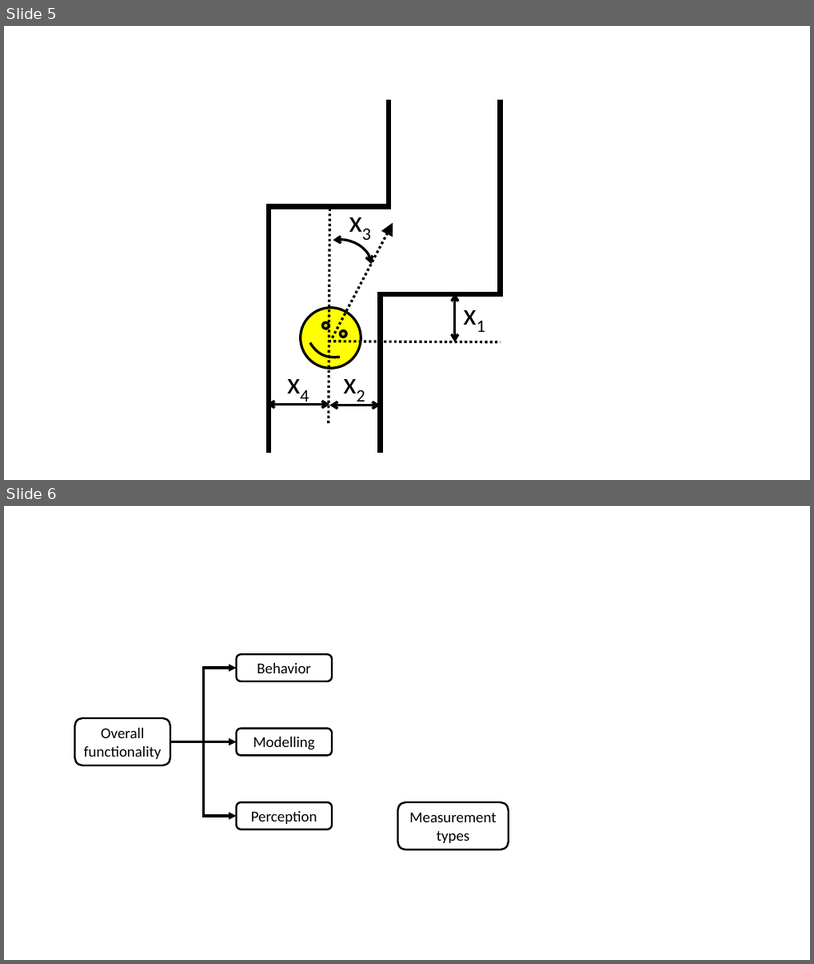
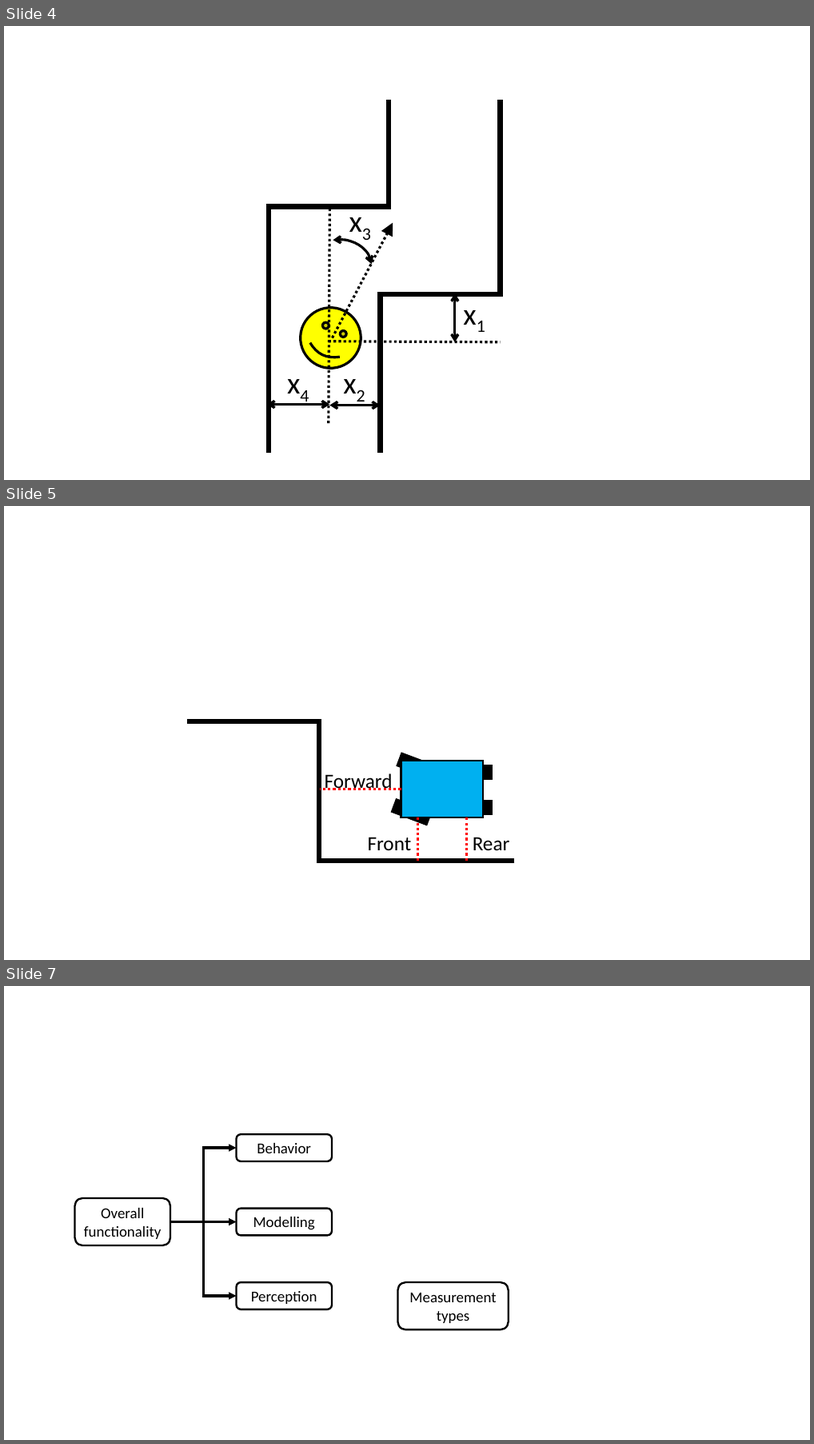
Before and after one commit to BenChurch/Winter2017, a slide deck: CISC870/Paper/FigureCreation.pptx. Shown one above the other, each under a label of ours: slides 5 and 6 before the commit, slides 4, 5 and 7 after it; the slides between them are not shown. The pictures are 814x964 and 814x1444 pixels, drawn with LibreOffice and Linux fonts; fonts in the diff are those of the drawing. Boxes give left, top, right and bottom in pixels: in the first picture for what was removed or moved away, otherwise in the second. Text is boxed around its words. In the diff, an @@ line names an element or a change of style, - is before the commit and + after.

```diff
--- a/CISC870/Paper/FigureCreation.pptx
+++ b/CISC870/Paper/FigureCreation.pptx
@@ slide 5 added at bbox=[4, 506, 810, 960], background #FFFFFF @@
@@ group added at bbox=[187, 721, 514, 860]: 5 rectangles, 3 lines, 3 texts, 1 elbow line @@
+Front
+Rear
+Forward
@@ what was slide 5 is now slide 4 @@
@@ what was slide 6 is now slide 7 @@
```
Also in this commit, not shown: 1 slide changed, 1 other slide added, 1 slide removed, 13 other files.
